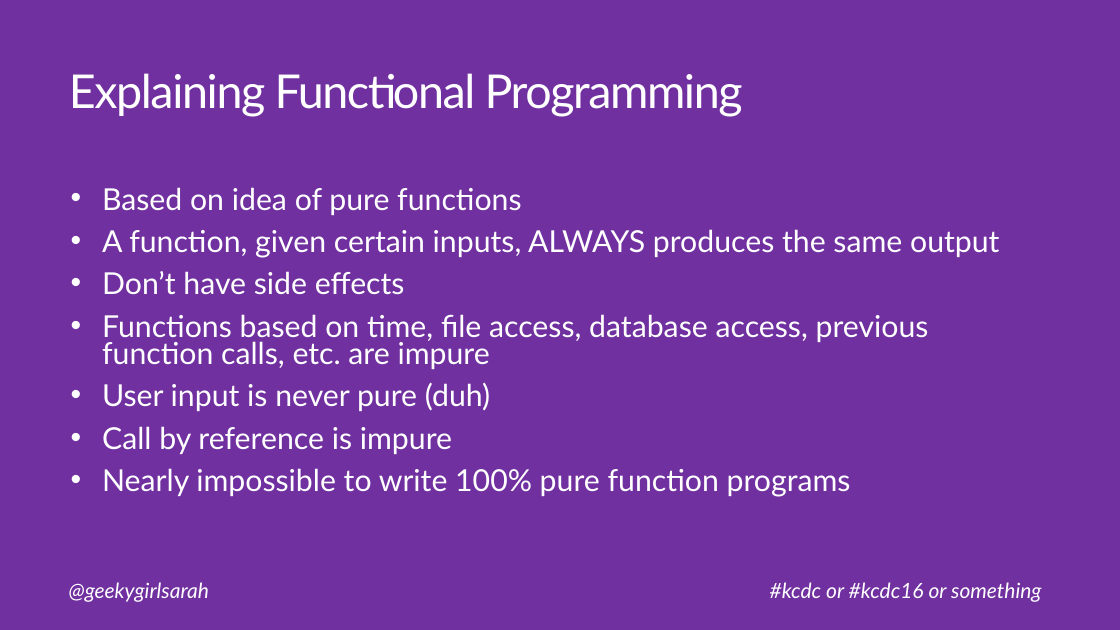
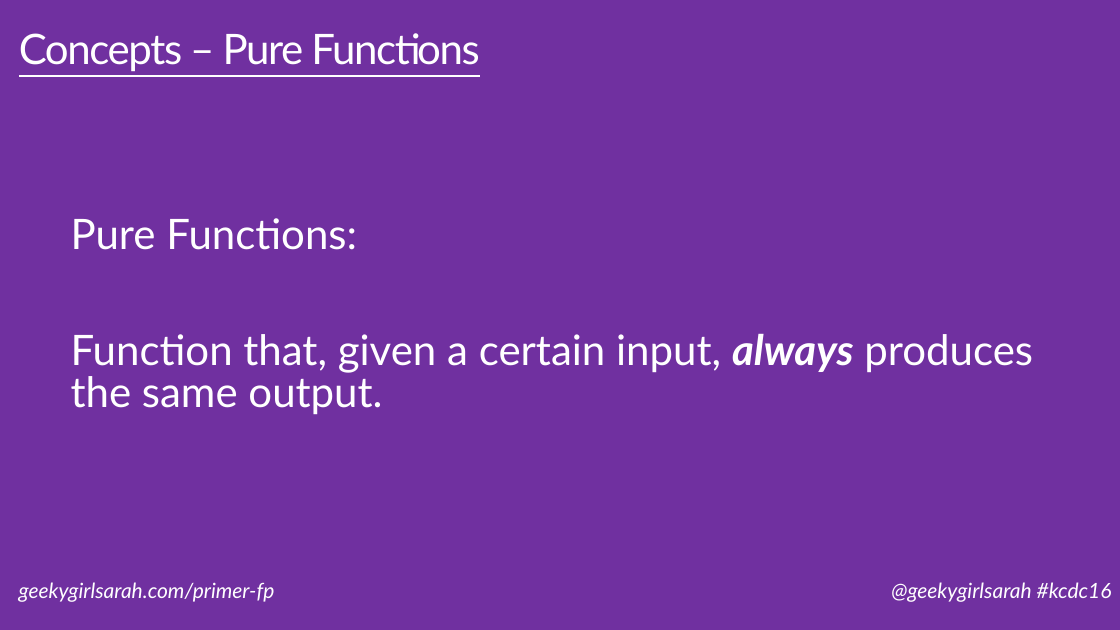
Before and after one commit to geekygirlsarah/talk-a_primer_on_functional_programming, a slide deck: slide 10 of A Primer on Functional Programming.pptx (slide 5 before the commit). Drawn at 1120x630 pixels with LibreOffice and Linux fonts; fonts in the diff are those of the drawing. Boxes give left, top, right and bottom in pixels: in the first picture for what was removed or moved away, otherwise in the second. Text is boxed around its words. In the diff, an @@ line names an element or a change of style, - is before the commit and + after.

Commit message:
Cleanup slides, improve examples, simplify wording, expand large slides into smaller ones

```diff
--- a/A Primer on Functional Programming.pptx
+++ b/A Primer on Functional Programming.pptx
@@ title at [19, 33, 479, 72]: text changed; size 40 to 36 pt @@
-Explaining Functional Programming
+Concepts – Pure Functions
@@ text "Pure Functions:" at [71, 218, 1033, 415]: vertical alignment top to middle @@
@@ text at [71, 218, 1033, 415]: text changed; size 25.9 to 36 pt @@
-• Based on idea of pure functions
-• A function, given certain inputs, ALWAYS produces the same output
-• Don’t have side effects
-• Functions based on time, file access, database access, previous function calls, etc. are impure
-• User input is never pure (duh)
-• Call by reference is impure
-• Nearly impossible to write 100% pure function programs
+Pure Functions:
+Function that, given a certain input, always produces the same output.
@@ text at [19, 582, 275, 602]: text changed @@
-@geekygirlsarah
+geekygirlsarah.com/primer-fp
@@ text at [891, 582, 1112, 602]: text changed @@
-#kcdc or #kcdc16 or something
+@geekygirlsarah #kcdc16
```
Also in this commit, not shown: 28 other slides changed, 23 slides added, 1 slide removed.
